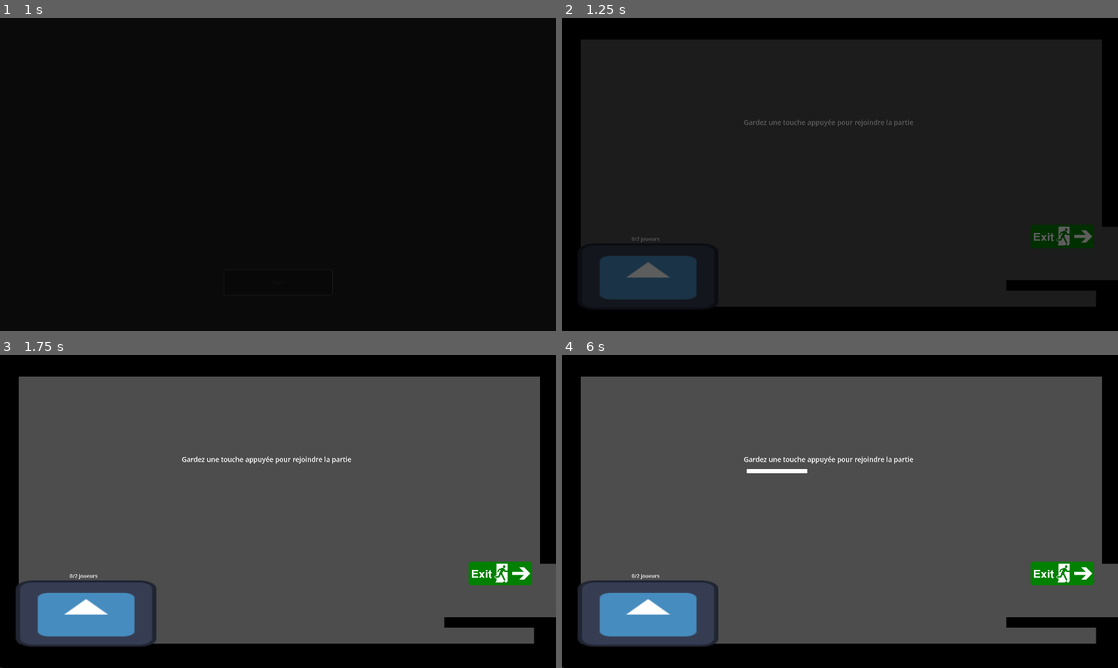
Above: before the commit, frames 1-4 (two rows, left to right).
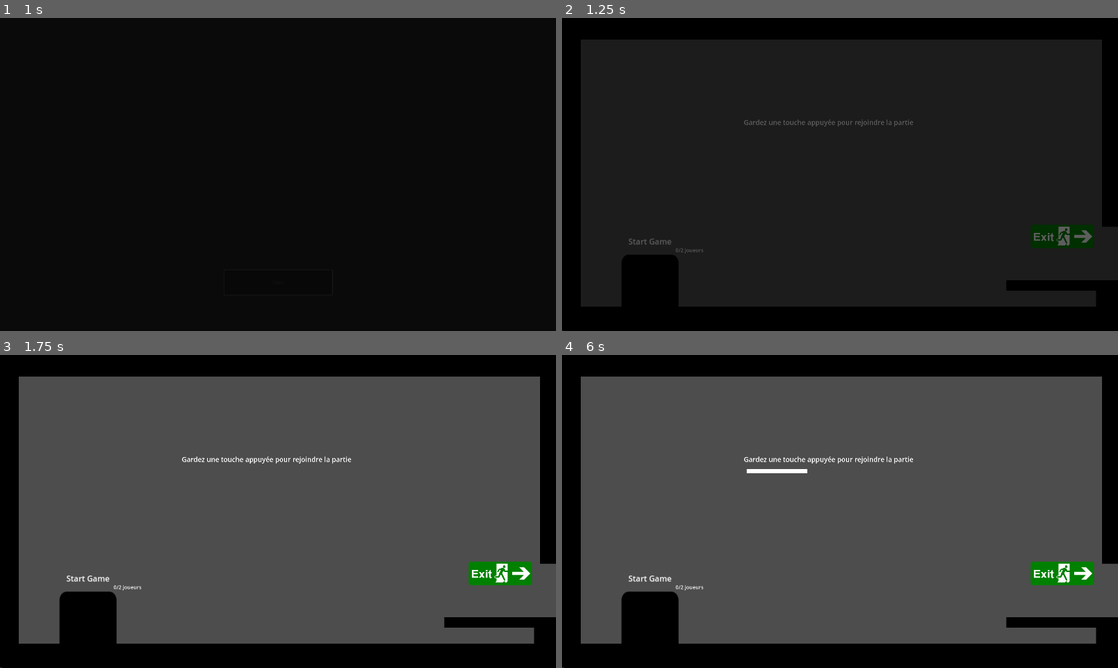
Above: after the commit, the same moments.

Repository: PlaySorbonne/projet-pixel
Game: Godot game, scene res://scenes/Menus/MenuPersistent.tscn
Two runs of this game, one before a commit and one after it. Both use one fixed random seed, a clock stepped at 60 frames per second and the inputs below. The engine's default icon, where the game draws it, is replaced by a stand-in: a white triangle on a blue panel in a dark square.
Inputs:
- Up to frame 1 (1 s): click "Start" at 0.5 s
- Up to frame 2 (1.25 s): no input
- Up to frame 3 (1.75 s): tap Enter (attack) at 1.25 s; hold D (right) from 1.28 s (still down); hold Enter (attack) from 1.28 s (still down); tap Space (jump) at 1.52 s
- Up to frame 4 (6 s): tap Space (jump) at 2, 2.27, 3.5, 3.77, 4.52, 5, 5.27 s; release Enter (attack) at 2.03 s; tap Shift (special) at 2.1, 3.6, 5.1 s; tap Enter (attack) at 2.75, 4.25 s; release D (right) at 2.78 s; hold A (left) 2.78-3.53 s; hold Enter (attack) 2.78-3.53 s; hold D (right) 3.53-5.03 s; hold Enter (attack) 4.28-5.03 s; hold A (left) 5.03-5.78 s; hold D (right) from 5.78 s (still down); hold Enter (attack) from 5.78 s (still down)

Frame 1 is identical in both runs. In frame 2, 2.8% of the frame differs, in the area x 4-26%, y 70-93%; in frame 3, 3.6%, in the area x 2-29%, y 70-94%; in frame 4, 3.6%.

Commit message:
bugfix: StartGameBox detecting non player objects

Diff:
--- a/scenes/World/Environment/StaticWall.tscn
+++ b/scenes/World/Environment/StaticWall.tscn
@@ -11,6 +11,8 @@
 gradient = SubResource("Gradient_k4vqh")
 
 [node name="Wall" type="StaticBody2D"]
+collision_layer = 7
+collision_mask = 0
 
 [node name="CollisionShape2D" type="CollisionShape2D" parent="."]
 shape = SubResource("RectangleShape2D_1kgqe")
--- a/scenes/World/Lobby/Lobby.tscn
+++ b/scenes/World/Lobby/Lobby.tscn
@@ -67,7 +67,15 @@
 position = Vector2(485, 198)
 
 [node name="StartGameBox" parent="." instance=ExtResource("7_oxrwl")]
-position = Vector2(-949, 805)
+position = Vector2(-683, 873)
+
+[node name="Label2" type="Label" parent="StartGameBox"]
+offset_left = -23.0
+offset_top = -179.0
+offset_right = 65.0
+offset_bottom = -156.0
+scale = Vector2(3, 3)
+text = "Start Game"
 
 [node name="DebugLabel" type="Label" parent="."]
 offset_left = -7.0
--- a/scenes/World/Lobby/StartGameBox.tscn
+++ b/scenes/World/Lobby/StartGameBox.tscn
@@ -4,7 +4,7 @@
 [ext_resource type="Script" path="res://scripts/StartGameBox.gd" id="1_u1xky"]
 
 [sub_resource type="RectangleShape2D" id="RectangleShape2D_sf111"]
-size = Vector2(850, 402)
+size = Vector2(330, 402)
 
 [sub_resource type="LabelSettings" id="LabelSettings_6ehy7"]
 font_size = 31
@@ -15,12 +15,13 @@
 script = ExtResource("1_u1xky")
 
 [node name="CollisionShape2D" type="CollisionShape2D" parent="."]
-position = Vector2(361, 137)
+position = Vector2(101, 137)
 shape = SubResource("RectangleShape2D_sf111")
 
 [node name="Sprite2D" type="Sprite2D" parent="."]
-position = Vector2(362.5, 137)
-scale = Vector2(6.66406, 3.14062)
+modulate = Color(0, 0, 0, 1)
+position = Vector2(108, 137)
+scale = Vector2(2.6875, 3.14062)
 texture = ExtResource("1_u1urw")
 
 [node name="Label" type="Label" parent="."]
--- a/scenes/world.tscn
+++ b/scenes/world.tscn
@@ -59,11 +59,11 @@
 scale = Vector2(60, 5)
 
 [node name="Wall5" parent="." instance=ExtResource("5_yc1ep")]
-position = Vector2(-126, 822)
+position = Vector2(-64, 784)
 scale = Vector2(10, 1)
 
 [node name="Wall14" parent="." instance=ExtResource("5_yc1ep")]
-position = Vector2(-296, 1004)
+position = Vector2(-318, 964)
 scale = Vector2(10, 1)
 
 [node name="Wall6" parent="." instance=ExtResource("5_yc1ep")]
--- a/scripts/lobby.gd
+++ b/scripts/lobby.gd
@@ -84,10 +84,18 @@
 	return ready_start_boxes_nbr == len(GameInfos.players.values()) and ready_start_boxes_nbr != 0
 
 func _on_start_game_box_body_entered(body):
+	if not body.is_in_group("player"): # check if thasaplayer
+		return
 	ready_players_count += 1
+	print("ready_players_count="+str(ready_players_count)+"/"+str(len(GameInfos.players.values())))
 	if ready_players_count == len(GameInfos.players.values()) and ready_players_count > 1:
 		remove_players()
 		start_game()
+
+func _on_start_game_box_body_exited(body: Node2D):
+	if not body.is_in_group("player"): # check if thasaplayer
+		return
+	ready_players_count -= 1
 
 func remove_players():
 	for p : PlayerCharacter in GameInfos.players.values():
@@ -102,9 +110,6 @@
 	GameInfos.remove_player(player)
 	remove_child(player)
 
-func _on_start_game_box_body_exited(body: Node2D):
-	ready_players_count -= 1
-
 func _on_exit_zone_body_entered(body: Node2D):
 	if body is PlayerCharacter:
 		remove_player(body)
